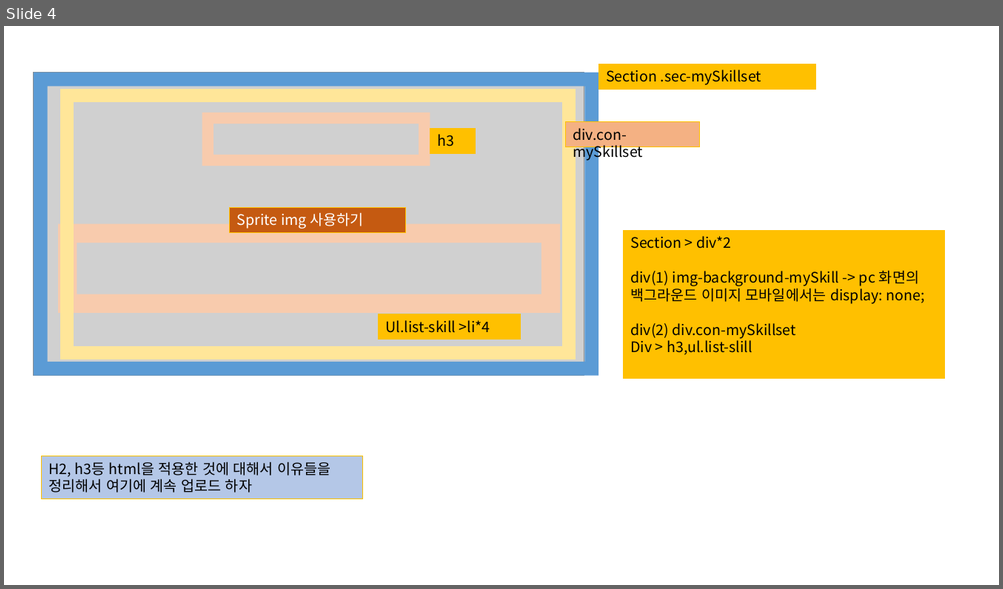
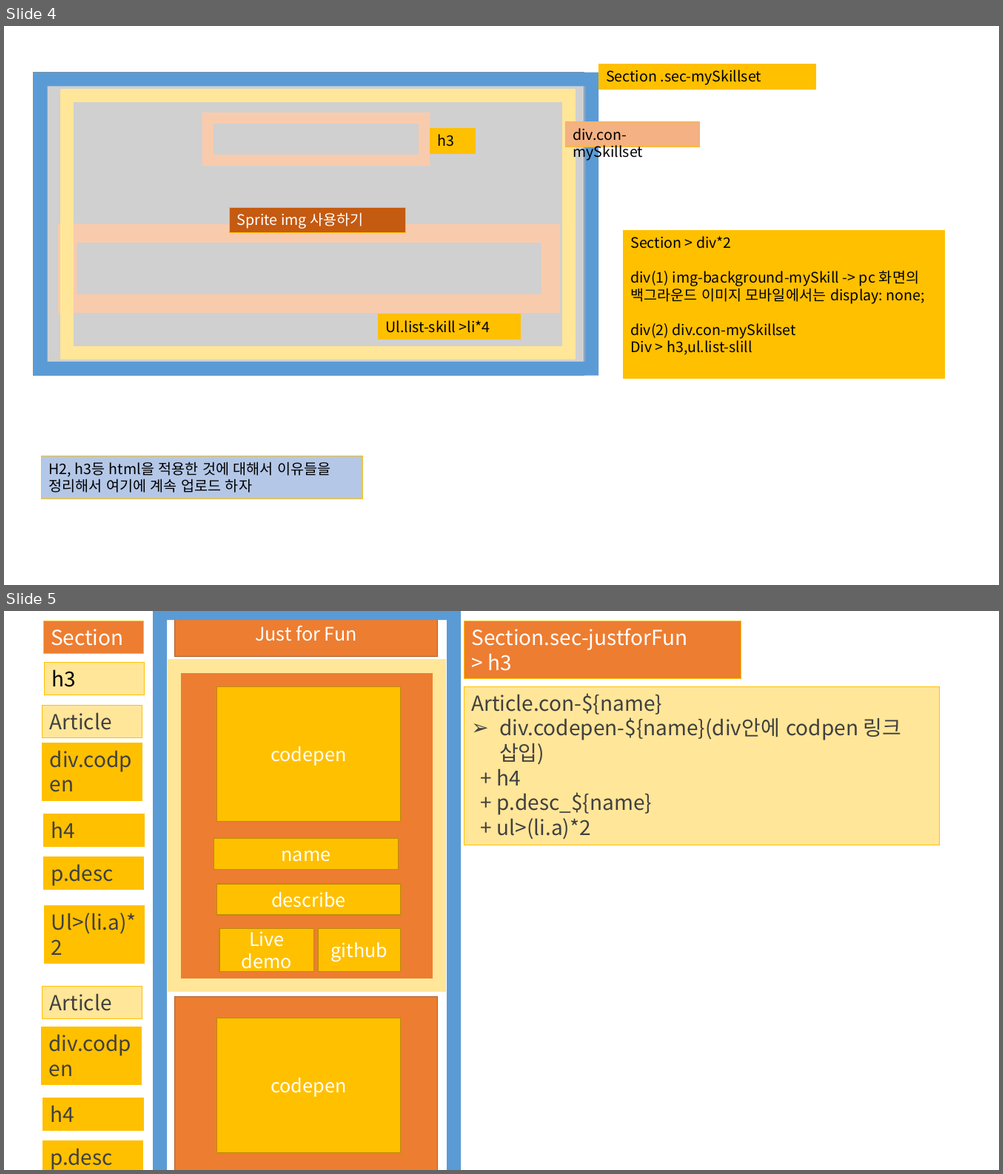
Before and after one commit to yeeSilver/resume, a slide deck: txt/보리스쿨1기.pptx. Shown one above the other, each under a label of ours: slide 4 before the commit, slides 4 and 5 after it. The pictures are 1003x589 and 1003x1174 pixels, drawn with LibreOffice and Linux fonts; fonts in the diff are those of the drawing; grey boxes stand for pictures. Boxes give left, top, right and bottom in pixels: in the first picture for what was removed or moved away, otherwise in the second. Text is boxed around its words. In the diff, an @@ line names an element or a change of style, - is before the commit and + after.

```diff
--- a/txt/보리스쿨1기.pptx
+++ b/txt/보리스쿨1기.pptx
@@ slide 5 added at (4, 611, 999, 1170), background #FFFFFF @@
@@ rectangle added at (43, 621, 144, 653), fill #ED7D31, outline #FFC000 0.75 pt, 20 pt, text #FFFFFF @@
+Section
@@ frame added at (153, 611, 461, 1170), fill #5B9BD5 @@
@@ rectangle added at (175, 611, 438, 657), fill #ED7D31, outline #AF5C24 1 pt, 18 pt, text #FFFFFF @@
+Just for Fun
@@ rectangle added at (464, 621, 740, 678), fill #ED7D31, outline #FFC000 0.75 pt, 20 pt, text #FFFFFF @@
+Section.sec-justforFun
+> h3
@@ rectangle added at (44, 663, 145, 695), fill #FFE699, outline #FFC000 0.75 pt, 20 pt, text #000000 @@
+h3
@@ frame added at (168, 660, 446, 991), fill #FFE699, outline #FFE699 1 pt @@
@@ rectangle added at (464, 687, 939, 846), fill #FFE699, outline #FFC000 0.75 pt, 20 pt, text #404040 @@
+Article.con-${name}
+➢ div.codepen-${name}(div안에 codpen 링크 삽입)
++ h4
++ p.desc_${name}
++ ul>(li.a)*2
@@ rectangle added at (42, 706, 142, 738), fill #FFE699, outline #FFC000 0.75 pt, 20 pt, text #404040 @@
+Article
@@ rectangle added at (42, 743, 142, 800), fill #FFC000, outline #FFC000 0.75 pt, 20 pt, text #404040 @@
+div.codpen
@@ rectangle added at (43, 814, 144, 847), fill #FFC000, outline #FFC000 0.75 pt, 20 pt, text #404040 @@
+h4
@@ rectangle added at (43, 857, 144, 890), fill #FFC000, outline #FFC000 0.75 pt, 20 pt, text #404040 @@
+p.desc
@@ rectangle added at (44, 906, 145, 964), fill #FFC000, outline #FFC000 0.75 pt, 20 pt, text #404040 @@
+Ul>(li.a)*2
@@ group added at (175, 666, 438, 982): 6 rectangles @@
+codepen
+name
+describe
+Live demo
+github
@@ rectangle added at (42, 986, 142, 1019), fill #FFE699, outline #FFC000 0.75 pt, 20 pt, text #404040 @@
+Article
@@ rectangle added at (175, 997, 438, 1170), fill #ED7D31, outline #AF5C24 1 pt @@
@@ rectangle added at (41, 1028, 142, 1085), fill #FFC000, outline #FFC000 0.75 pt, 20 pt, text #404040 @@
+div.codpen
@@ rectangle added at (216, 1019, 401, 1153), fill #FFC000, outline #BD8E00 1 pt, 18 pt, text #FFFFFF @@
+codepen
@@ rectangle added at (42, 1098, 143, 1131), fill #FFC000, outline #FFC000 0.75 pt, 20 pt, text #404040 @@
+h4
@@ rectangle added at (42, 1142, 143, 1170), fill #FFC000, outline #FFC000 0.75 pt, 20 pt, text #404040 @@
+p.desc
```
Also in this commit, not shown: 3 other slides added, 8 other files.
